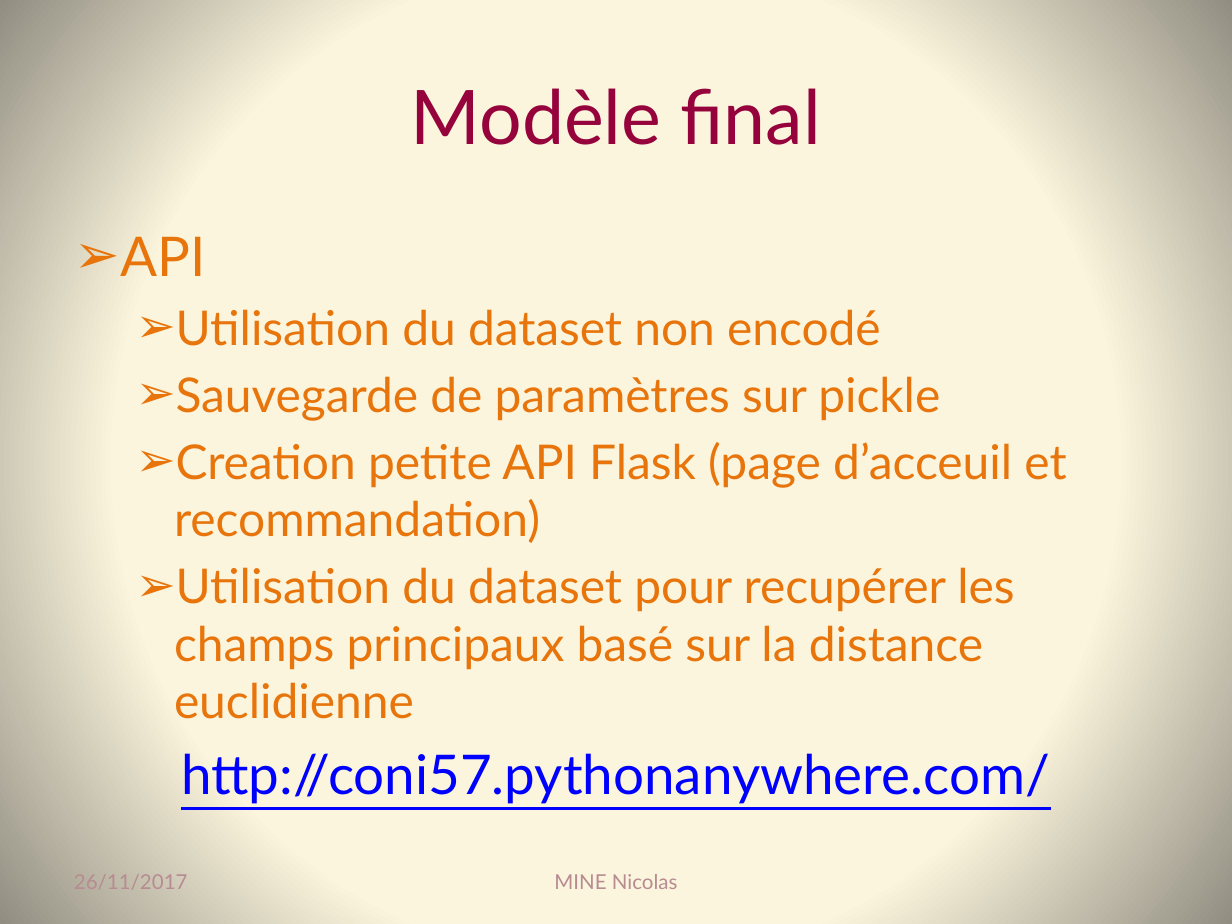
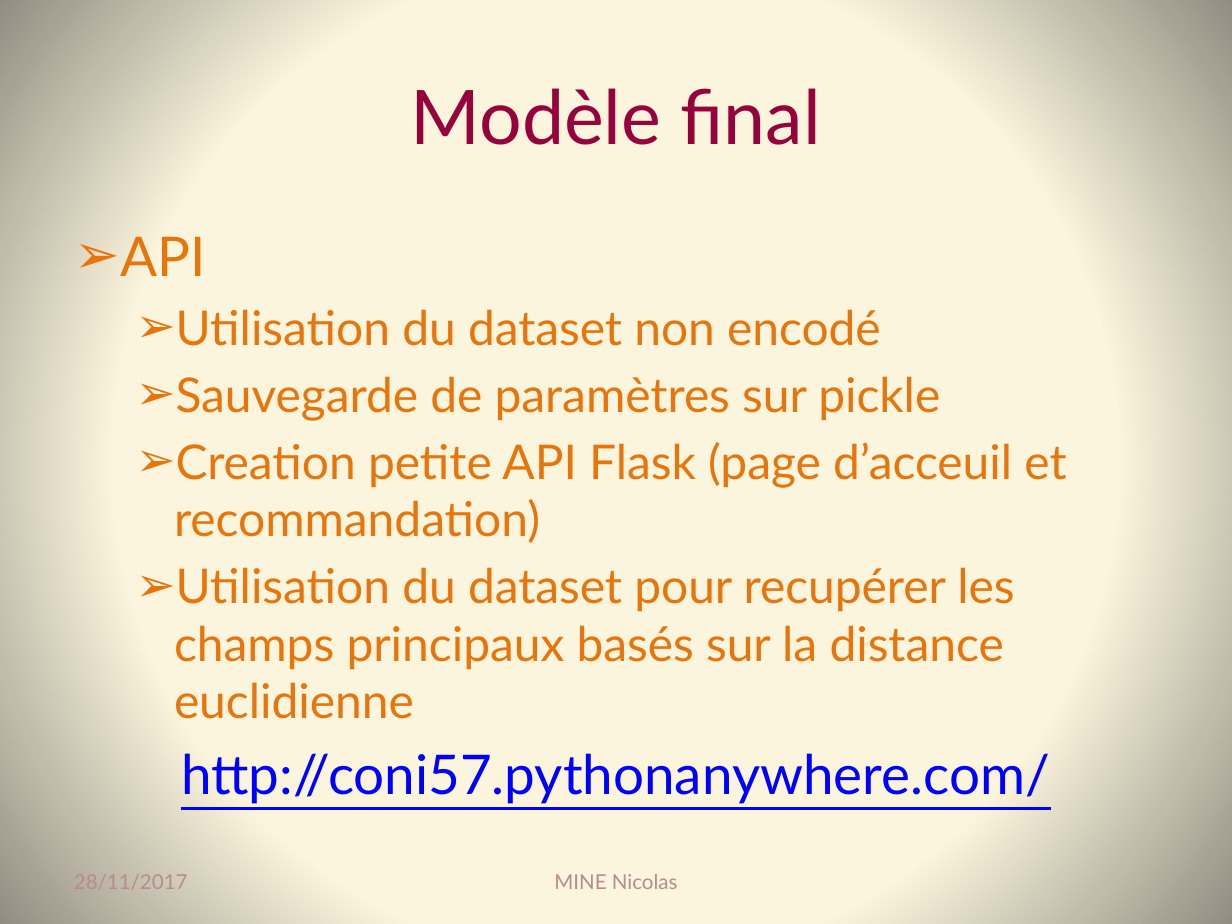
Before and after one commit to Coni63/OC_DS, a slide deck: slide 17 of P3/Presentation-projet_3.pptx. Drawn at 1232x924 pixels with LibreOffice and Linux fonts; fonts in the diff are those of the drawing. Boxes give left, top, right and bottom in pixels: in the first picture for what was removed or moved away, otherwise in the second. Text is boxed around its words. In the diff, an @@ line names an element or a change of style, - is before the commit and + after.

```diff
--- a/P3/Presentation-projet_3.pptx
+++ b/P3/Presentation-projet_3.pptx
@@ text at (174, 567, 1014, 719): text changed @@
-  ➢ Utilisation du dataset pour recupérer les champs principaux basé sur la distance euclidienne
+  ➢ Utilisation du dataset pour recupérer les champs principaux basés sur la distance euclidienne
@@ text at (74, 874, 188, 889): text changed @@
-26/11/2017
+28/11/2017
```
Also in this commit, not shown: 19 other slides changed, 2 other files.
